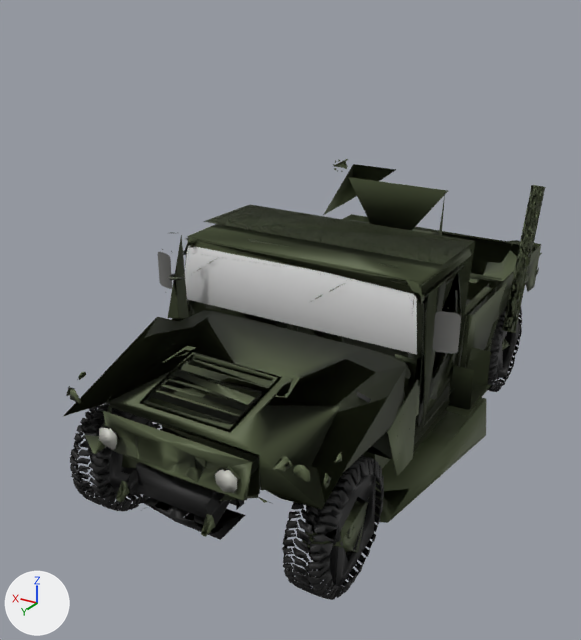
The glTF model fortuna-bot-web/games/airdef/models/avenger_lo.glb, before and after one commit.
One viewpoint serves both versions: a 50 mm camera at (-2.7, 5.29, 3.55) aimed at (0.29, 0.29, 1.05). Lighting does not change. The marker at lower left points along +X, +Y and +Z. The first picture is the older version. Vertices at exactly the same position are counted once.

Objects in the first picture: 'body|Humvee_body#camo', 'body|Humvee_chrome', 'body|Humvee_d_glass', 'body|Humvee_gum#camo', 'body|Humvee_head_lights', 'body|Humvee_interior#camo', 'body|Humvee_o_tex#camo', 'body|Humvee_paint_black', 'body|Humvee_tire', 'cradle|Humvee_gum#camo', 'turret|Humvee_gum#camo'.
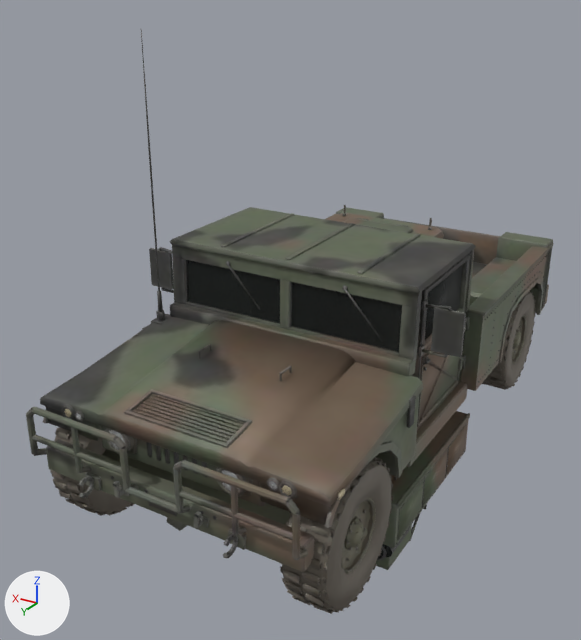
Edits to the bpy script that builds the scene:
```text
Change me_body_humvee_tire:
    remove me_body_humvee_tire.from_pydata(...)  # 12407 vertices, 18784 faces; spans x -1.0..1.0, y -1.88..2.08, z 0.0..0.89
    remove me_body_humvee_tire.materials.append(mat_humvee_tire)
    add me_body_humvee_tire.from_pydata(...)  # 4630 vertices, 6533 faces; spans x -1.07..1.07, y -2.03..2.19, z 0.0..0.95
    me_body_humvee_tire part 1: 327 loose pieces with 11330 vertices, spanning x -1.0..1.0, y -1.88..2.08, z 0.0..0.89, are deleted
    me_body_humvee_tire part 2: 4 vertices moved within x -0.92..-0.79, y 1.27..1.43, z 0.64..0.82; 427 vertices removed from x -1.0..-0.69, y 1.23..1.87, z 0.0..0.84; 1157 vertices added at x -1.07..-0.75, y 1.24..2.19, z 0.0..0.95
    me_body_humvee_tire part 3: 4 vertices moved within x 0.79..0.92, y 1.27..1.69, z 0.02..0.82; 404 vertices removed from x 0.69..1.0, y 1.24..2.07, z 0.0..0.84; 1146 vertices added at x 0.75..1.07, y 1.24..2.19, z 0.0..0.95
    me_body_humvee_tire part 4: 2 vertices moved within x -0.9..-0.79, y -1.26..-1.22, z 0.81..0.84; 226 vertices removed from x -1.0..-0.69, y -1.86..-1.02, z 0.0..0.87; 1145 vertices added at x -1.07..-0.75, y -2.03..-1.08, z 0.0..0.95
    other edits to the shape of me_body_humvee_tire do not show in these pictures
    add me_body_humvee_tire.materials.append(mat_avg_r)  # picture img_image_1
Remove ob_body_humvee_head_lights:
    ob_body_humvee_head_lights = bpy.data.objects.new('body|Humvee_head_lights', me_body_humvee_head_lights)
Remove ob_body_humvee_body_camo:
    ob_body_humvee_body_camo = bpy.data.objects.new('body|Humvee_body#camo', me_body_humvee_body_camo)
Remove ob_body_humvee_chrome:
    ob_body_humvee_chrome = bpy.data.objects.new('body|Humvee_chrome', me_body_humvee_chrome)
Remove ob_body_humvee_d_glass:
    ob_body_humvee_d_glass = bpy.data.objects.new('body|Humvee_d_glass', me_body_humvee_d_glass)
Remove ob_body_humvee_gum_camo:
    ob_body_humvee_gum_camo = bpy.data.objects.new('body|Humvee_gum#camo', me_body_humvee_gum_camo)
Remove ob_body_humvee_interior_camo:
    ob_body_humvee_interior_camo = bpy.data.objects.new('body|Humvee_interior#camo', me_body_humvee_interior_camo)
Remove ob_body_humvee_o_tex_camo:
    ob_body_humvee_o_tex_camo = bpy.data.objects.new('body|Humvee_o_tex#camo', me_body_humvee_o_tex_camo)
Remove ob_body_humvee_paint_black:
    ob_body_humvee_paint_black = bpy.data.objects.new('body|Humvee_paint_black', me_body_humvee_paint_black)
Remove ob_cradle_humvee_gum_camo:
    ob_cradle_humvee_gum_camo = bpy.data.objects.new('cradle|Humvee_gum#camo', me_cradle_humvee_gum_camo)
Remove ob_turret_humvee_gum_camo:
    ob_turret_humvee_gum_camo = bpy.data.objects.new('turret|Humvee_gum#camo', me_turret_humvee_gum_camo)
Add ob_cradle_glass:
    ob_cradle_glass = bpy.data.objects.new('cradle|glass', me_cradle_glass)  # 43 vertices, 60 faces; spans x -0.979..-0.662, y 1.021..1.035, z -0.254..-0.115; in mat_avg_glassf_002 (black #191e1d)
    ob_cradle_glass.location = (0.0, 0.0, 0.0)
Add ob_cradle_avg_t:
    ob_cradle_avg_t = bpy.data.objects.new('cradle|AVG_T', me_cradle_avg_t)  # 3912 vertices, 6379 faces; spans x -1.01..1.01, y -0.42..1.19, z -0.65..0.32; in mat_avg_t_001 (picture img_image_2)
    ob_cradle_avg_t.location = (0.0, 0.0, 0.0)
Add ob_turret_avg_t:
    ob_turret_avg_t = bpy.data.objects.new('turret|AVG_T', me_turret_avg_t)  # 1858 vertices, 2816 faces; spans x -0.79..0.79, y -1.07..0.99, z 0.0..1.71; in mat_avg_t (picture img_image_2)
    ob_turret_avg_t.location = (0.0, 0.0, 0.0)
Add ob_body_glass_002:
    ob_body_glass_002 = bpy.data.objects.new('body|glass.002', me_body_glass_002)  # 836 vertices, 1324 faces; spans x -0.76..0.76, y 2.13..2.17, z 0.82..1.02; in mat_avg_lampglassf (white #e7eaeb)
    ob_body_glass_002.location = (0.0, 0.0, 0.0)
Add ob_body_glass_001:
    ob_body_glass_001 = bpy.data.objects.new('body|glass.001', me_body_glass_001)  # 142 vertices, 244 faces; spans x -1.26..1.26, y 0.76..2.17, z 0.82..1.62; in mat_avg_lensf (light grey #dfe1e1)
    ob_body_glass_001.location = (0.0, 0.0, 0.0)
Add ob_body_glass:
    ob_body_glass = bpy.data.objects.new('body|glass', me_body_glass)  # 44 vertices, 68 faces; spans x -0.95..0.95, y -0.22..0.84, z 1.27..1.67; in mat_avg_glassf (black #191e1d)
    ob_body_glass.location = (0.0, 0.0, 0.0)
Add ob_body_avg_h:
    ob_body_avg_h = bpy.data.objects.new('body|AVG_H', me_body_avg_h)  # 10176 vertices, 16854 faces; spans x -1.26..1.26, y -2.39..2.39, z 0.29..3.23; in mat_avg_h (picture img_image_0)
    ob_body_avg_h.location = (0.0, 0.0, 0.0)
```

Where the change shows, as pixel boxes (x1, y1, x2, y2) in the pictures (581 x 640 px):
'body|AVG_H', added
    after: (26, 30, 554, 572)
'body|Humvee_body#camo', deleted
    before: (64, 214, 542, 553)
'body|Humvee_tire', reshaped, recoloured (7% wider, 10% taller)
    before: (70, 307, 522, 600)
    after: (50, 291, 535, 614)
'body|Humvee_gum#camo', deleted
    before: (148, 159, 546, 463)
'body|Humvee_d_glass', deleted
    before: (185, 245, 417, 354)
'body|glass', added
    after: (186, 260, 463, 352)
'cradle|AVG_T', added
    after: (376, 411, 470, 570)
'cradle|Humvee_gum#camo', deleted (green)
    before: (372, 398, 486, 523)
'body|Humvee_paint_black', deleted
    before: (127, 391, 371, 540)
'body|Humvee_interior#camo', deleted (mostly hidden)
    before: (185, 237, 502, 427)
'turret|Humvee_gum#camo', deleted (mostly hidden)
    before: (322, 195, 491, 499)
'body|Humvee_chrome', deleted
    before: (102, 252, 461, 475)
'turret|AVG_T', added
    after: (326, 205, 444, 239)
'body|Humvee_head_lights', deleted
    before: (99, 428, 237, 493)
'body|Humvee_o_tex#camo', deleted
    before: (66, 267, 539, 485)
'body|glass.002', added
    after: (75, 413, 277, 491)
'cradle|glass', added
    after: (380, 544, 392, 557)
'body|glass.001', added (mostly hidden)
    after: (78, 265, 465, 486)
part 1 of me_body_humvee_tire, deleted
    before: (70, 308, 522, 600)
part 2 of me_body_humvee_tire, built on
    before: (305, 457, 382, 595)
    after: (280, 457, 394, 614)
part 3 of me_body_humvee_tire, built on
    before: (82, 403, 155, 504)
    after: (50, 427, 134, 516)
part 4 of me_body_humvee_tire, built on
    before: (488, 307, 521, 389)
    after: (482, 291, 535, 390)
